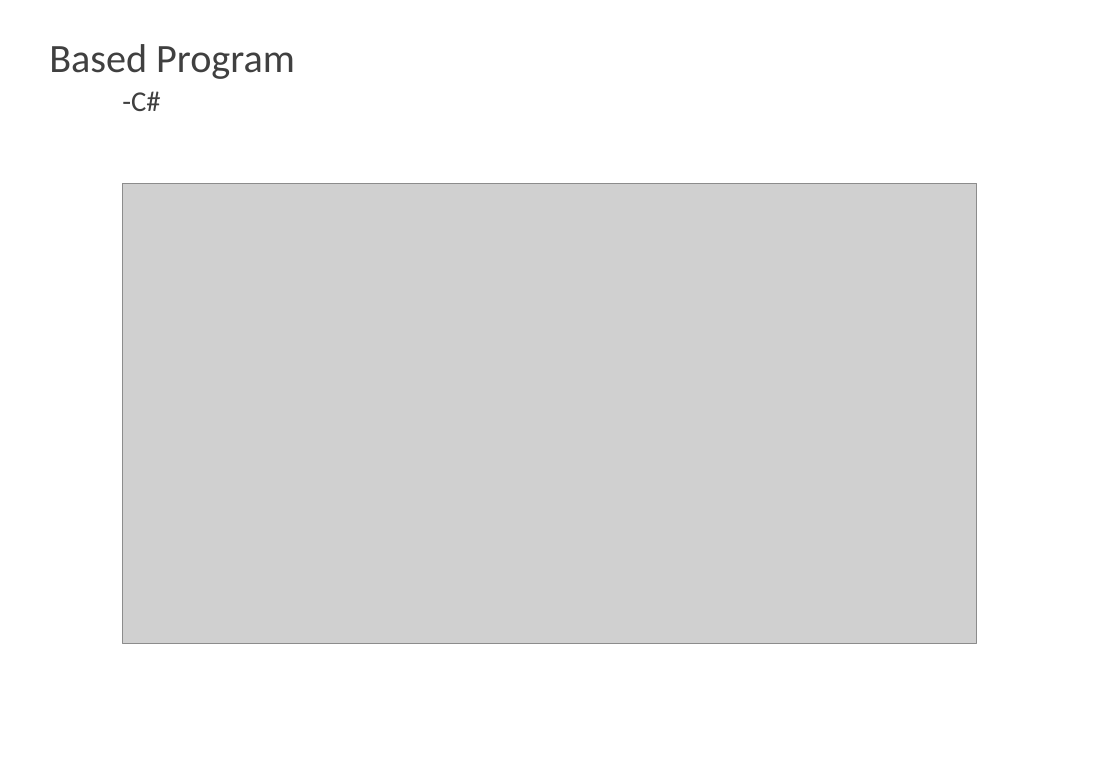
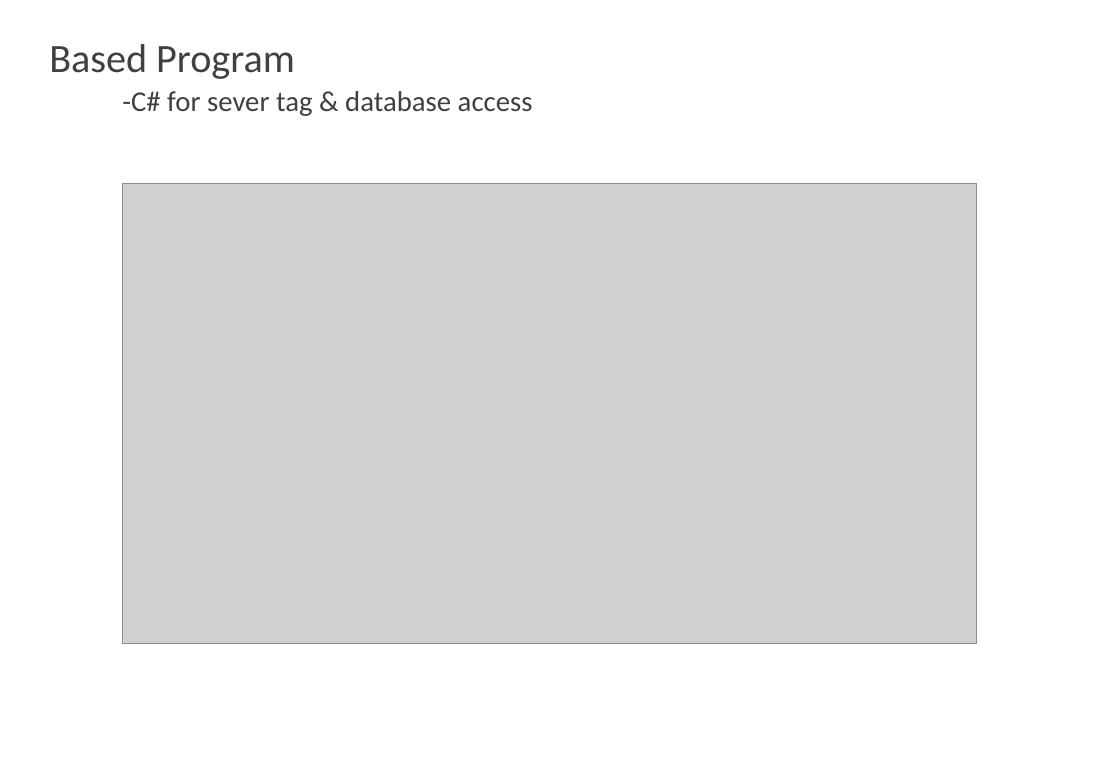
Before and after one commit to lkiung/skkuSE10, a slide deck: slide 13 of SE ppt.pptx (slide 11 before the commit). Drawn at 1120x775 pixels with LibreOffice and Linux fonts; fonts in the diff are those of the drawing; grey boxes stand for pictures. Boxes give left, top, right and bottom in pixels: in the first picture for what was removed or moved away, otherwise in the second. Text is boxed around its words. In the diff, an @@ line names an element or a change of style, - is before the commit and + after.

```diff
--- a/SE ppt.pptx
+++ b/SE ppt.pptx
@@ text at [122,91,533,116]: text changed @@
--C#
+-C# for sever tag & database access
```
Also in this commit, not shown: 3 other slides changed, 1 slide added.
